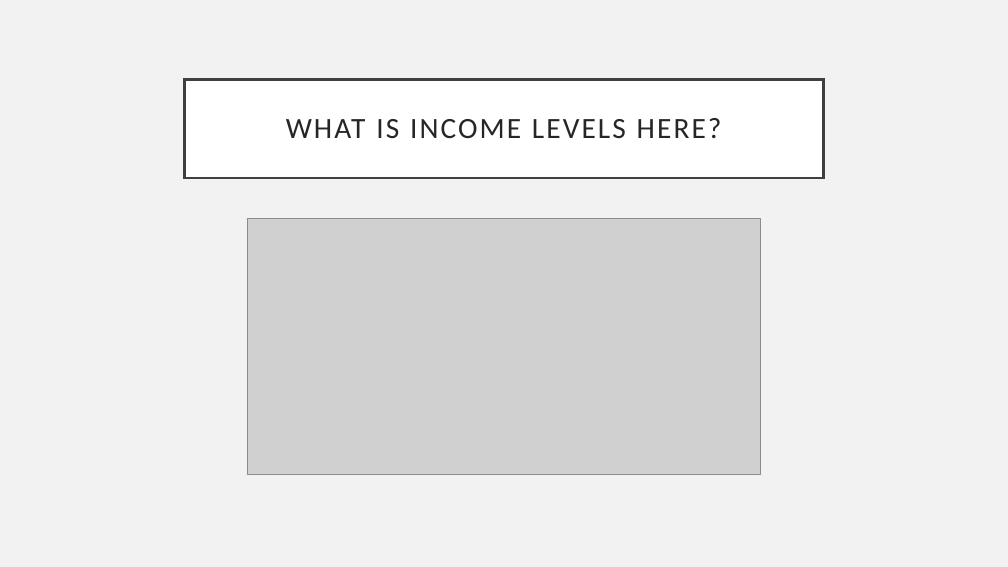
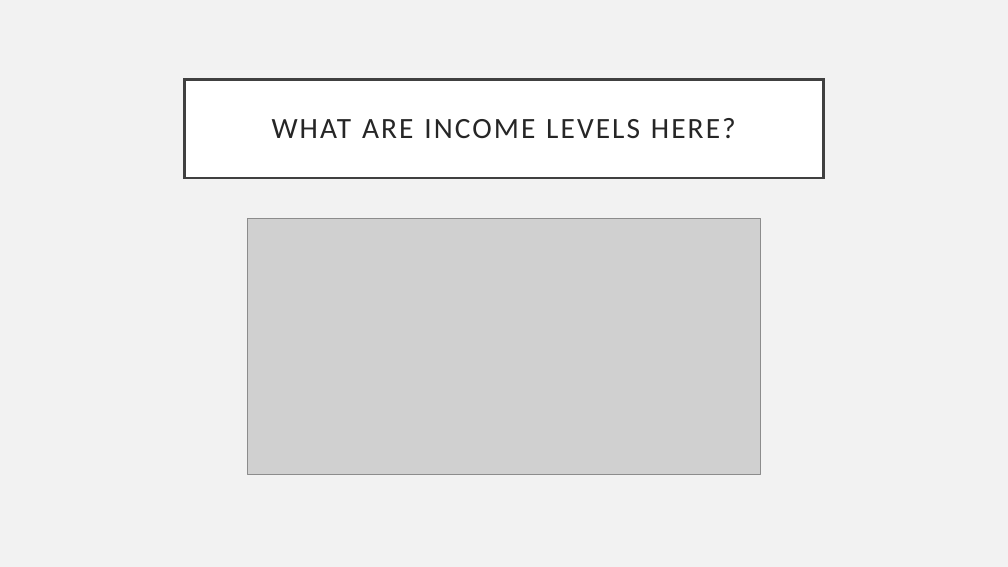
Before and after one commit to harryli99/BootCamp-Project1, a slide deck: slide 6 of Group_Project8/ProjectPpt_pooja.pptx. Drawn at 1008x567 pixels with LibreOffice and Linux fonts; fonts in the diff are those of the drawing; grey boxes stand for pictures. Boxes give left, top, right and bottom in pixels: in the first picture for what was removed or moved away, otherwise in the second. Text is boxed around its words. In the diff, an @@ line names an element or a change of style, - is before the commit and + after.

```diff
--- a/Group_Project8/ProjectPpt_pooja.pptx
+++ b/Group_Project8/ProjectPpt_pooja.pptx
@@ title at box(272, 118, 736, 138): text changed @@
-WHAT IS INCOME LEVELS HERE?
+WHAT ARE INCOME LEVELS HERE?
```
Also in this commit, not shown: 2 other slides changed, 1 other file.
